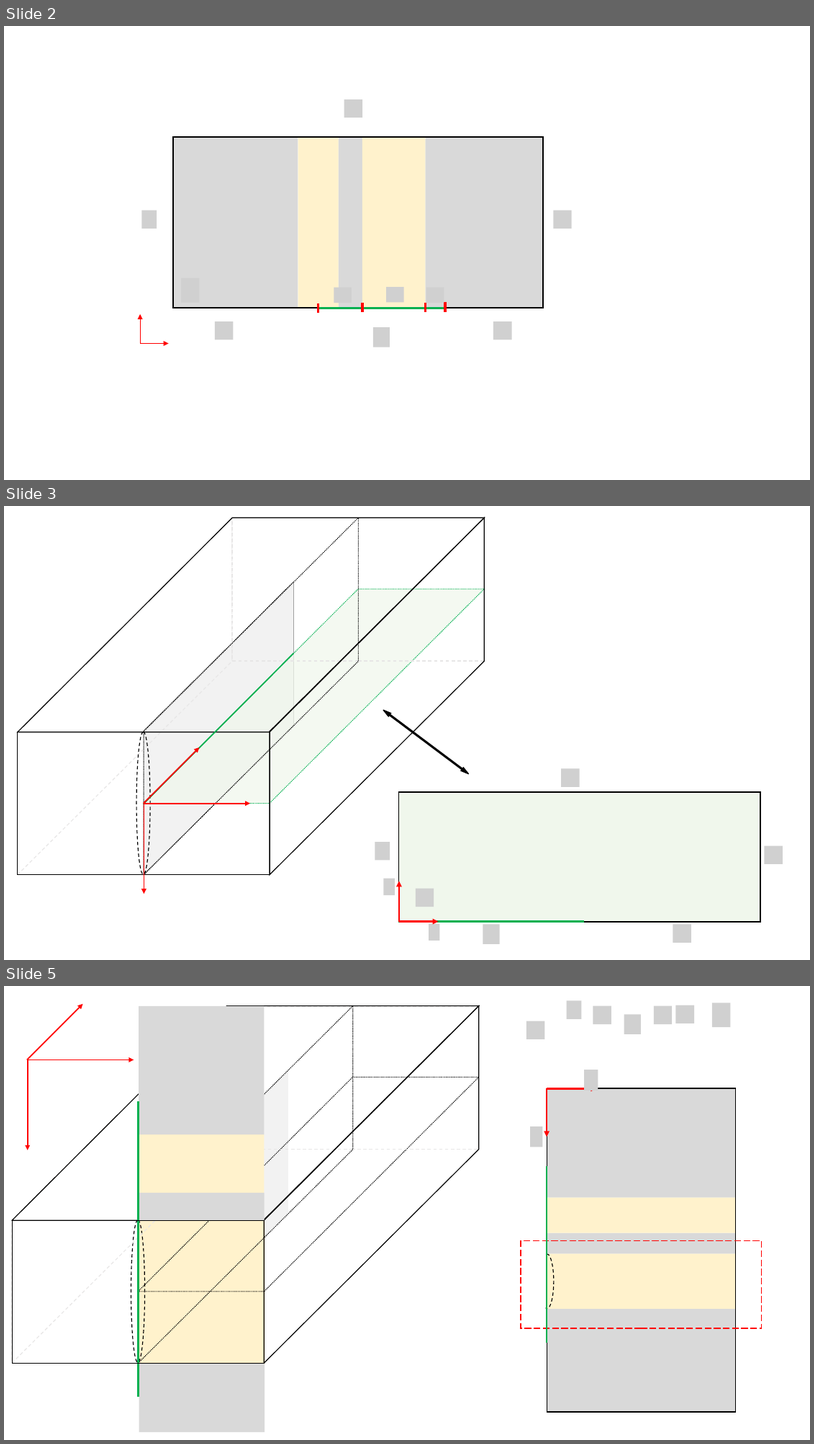
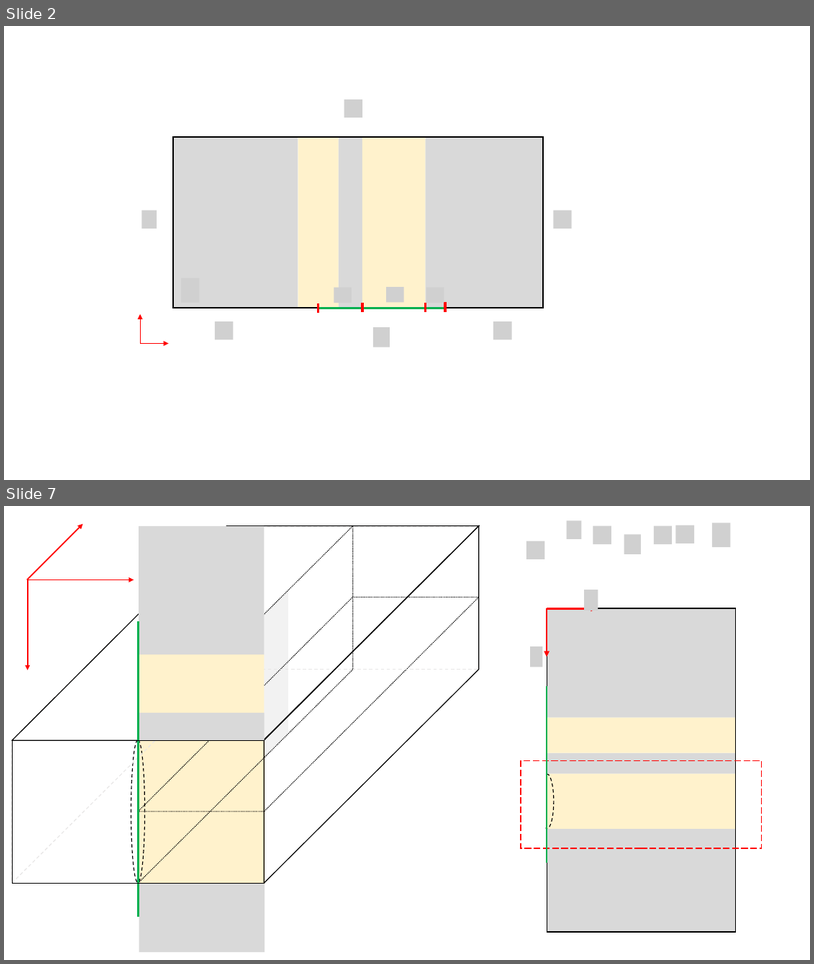
Before and after one commit to Ivashchenkospb/Diploma, a slide deck: Pics/Illustrations.pptx. Shown one above the other, each under a label of ours: slides 2, 3 and 5 before the commit, slides 2 and 7 after it; the slides between them are not shown. The pictures are 814x1444 and 814x964 pixels, drawn with LibreOffice and Linux fonts; fonts in the diff are those of the drawing; grey boxes stand for pictures; background and template pictures are left out. Boxes give left, top, right and bottom in pixels: in the first picture for what was removed or moved away, otherwise in the second. Text is boxed around its words. In the diff, an @@ line names an element or a change of style, - is before the commit and + after.

```diff
--- a/Pics/Illustrations.pptx
+++ b/Pics/Illustrations.pptx
@@ slide 3 removed at (4, 506, 810, 960), background #FFFFFF @@
@@ left right arrow removed at (383, 708, 471, 775) @@
@@ group removed at (17, 518, 485, 894): 6 parallelograms, 3 arrows, 2 rectangles, 1 ellipse, 1 line @@
@@ group removed at (376, 769, 783, 944): 8 pictures, 2 arrows, 1 rectangle, 1 line @@
@@ what was slide 5 is now slide 7 @@
```
Also in this commit, not shown: 1 slide changed, 3 slides added, 7 other files.
